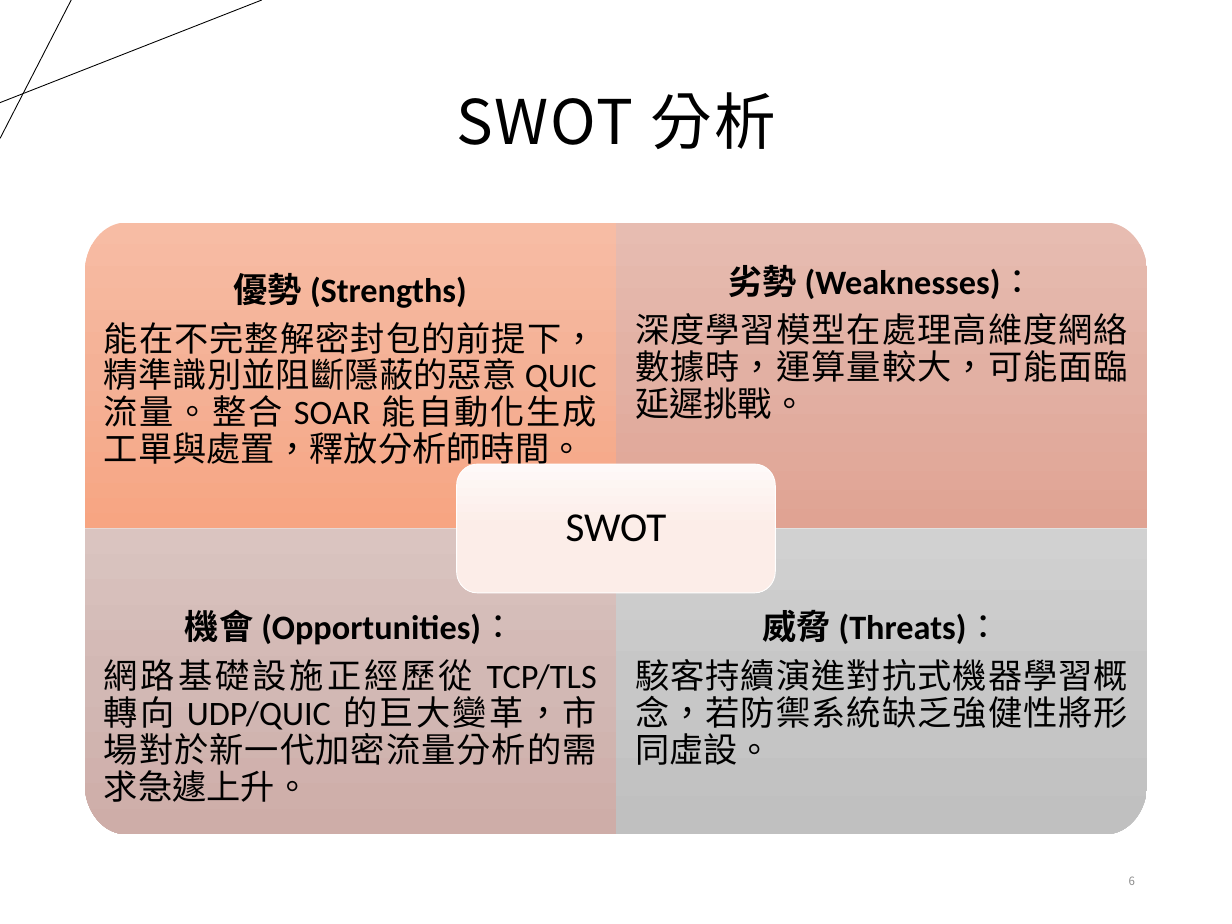
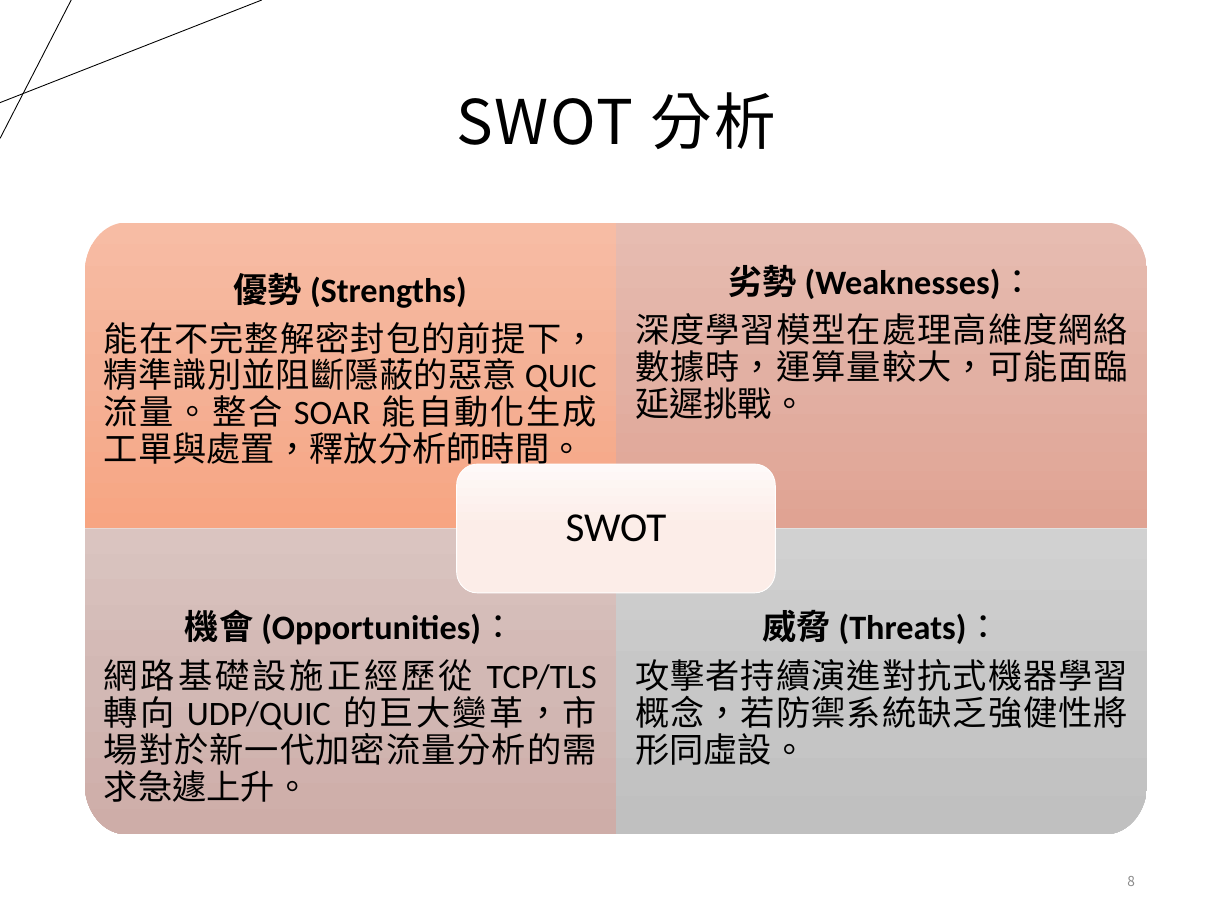
Before and after one commit to alanchuang111/graduation_project, a slide deck: slide 8 of 報告/114下期中報告.pptx (slide 6 before the commit). Drawn at 1232x924 pixels with LibreOffice and Linux fonts; fonts in the diff are those of the drawing. Boxes give left, top, right and bottom in pixels: in the first picture for what was removed or moved away, otherwise in the second. Text is boxed around its words. In the diff, an @@ line names an element or a change of style, - is before the commit and + after.

```diff
--- a/報告/114下期中報告.pptx
+++ b/報告/114下期中報告.pptx
@@ text in freeform shape at (635, 659, 1128, 765): text changed @@
-駭客持續演進對抗式機器學習概念，若防禦系統缺乏強健性將形同虛設。
+攻擊者持續演進對抗式機器學習概念，若防禦系統缺乏強健性將形同虛設。
@@ page number at (1127, 876, 1135, 886): text changed; size 6.8 to 8 pt @@
-6
+8
```
Also in this commit, not shown: 8 other slides changed, 3 slides added, 1 slide removed, 11 other files.
